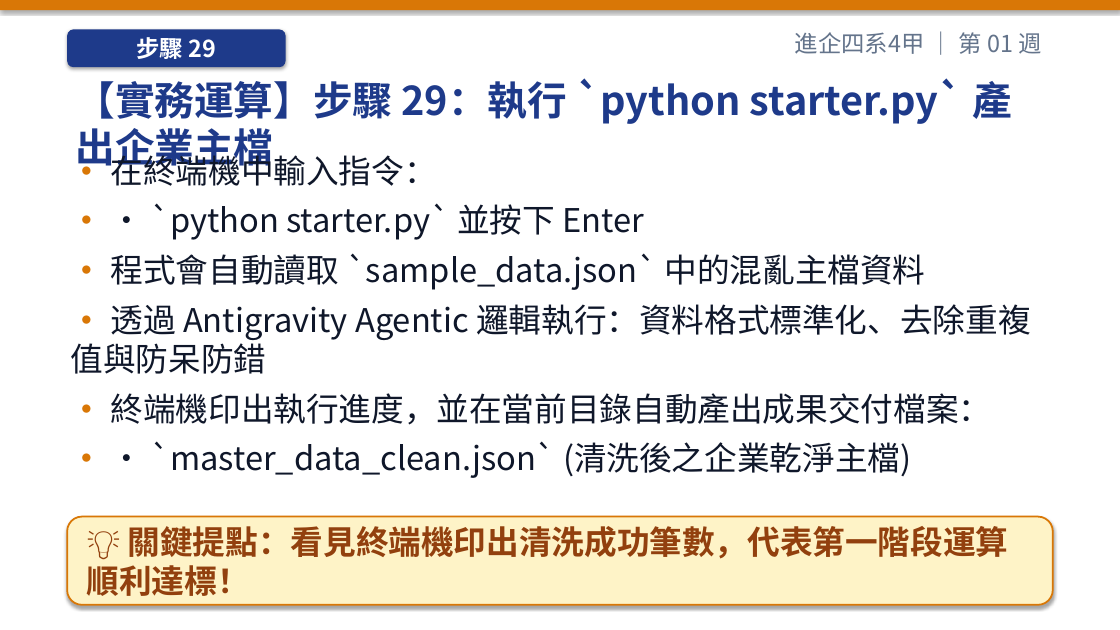
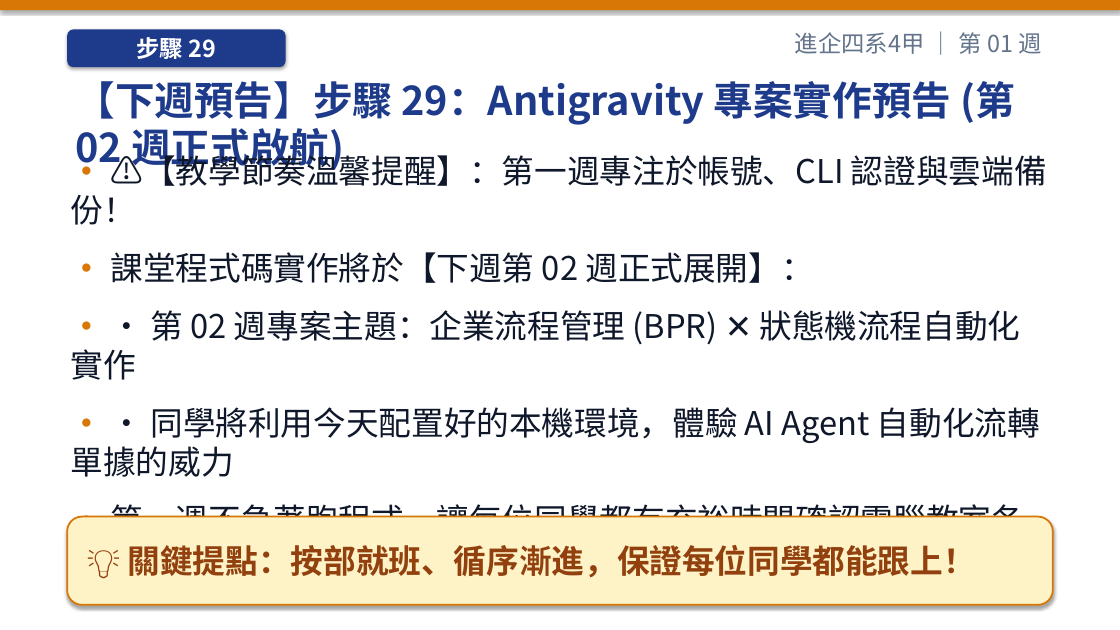
Before and after one commit to h12s12bs/vnu-enterprise-resource-planning, a slide deck: slide 47 of 01_每週教學簡報_PPT/ERP_第01週_課程導論、ERP_概念演進與數位轉型.pptx. Drawn at 1120x630 pixels with LibreOffice and Linux fonts; fonts in the diff are those of the drawing. Boxes give left, top, right and bottom in pixels: in the first picture for what was removed or moved away, otherwise in the second. Text is boxed around its words. In the diff, an @@ line names an element or a change of style, - is before the commit and + after.

```diff
--- a/01_每週教學簡報_PPT/ERP_第01週_課程導論、ERP_概念演進與數位轉型.pptx
+++ b/01_每週教學簡報_PPT/ERP_第01週_課程導論、ERP_概念演進與數位轉型.pptx
@@ text at bbox=[75, 81, 1015, 173]: text changed @@
-【實務運算】步驟 29：執行 `python starter.py` 產出企業主檔
+【下週預告】步驟 29：Antigravity 專案實作預告 (第 02 週正式啟航)
@@ text at bbox=[71, 149, 1047, 518]: text changed @@
-• 在終端機中輸入指令：
-• • `python starter.py` 並按下 Enter
-• 程式會自動讀取 `sample_data.json` 中的混亂主檔資料
-• 透過 Antigravity Agentic 邏輯執行：資料格式標準化、去除重複值與防呆防錯
-• 終端機印出執行進度，並在當前目錄自動產出成果交付檔案：
-• • `master_data_clean.json` (清洗後之企業乾淨主檔)
+• ⚠️【教學節奏溫馨提醒】：第一週專注於帳號、CLI 認證與雲端備份！
+• 課堂程式碼實作將於【下週第 02 週正式展開】：
+• • 第 02 週專案主題：企業流程管理 (BPR) ✕ 狀態機流程自動化實作
+• • 同學將利用今天配置好的本機環境，體驗 AI Agent 自動化流轉單據的威力
+• 第一週不急著跑程式，讓每位同學都有充裕時間確認電腦教室各項工具運作正常！
@@ text in rounded rectangle at bbox=[128, 545, 976, 578]: text changed @@
-💡 關鍵提點：看見終端機印出清洗成功筆數，代表第一階段運算順利達標！
+💡 關鍵提點：按部就班、循序漸進，保證每位同學都能跟上！
```
Also in this commit, not shown: 12 other slides changed, 46 other files.
